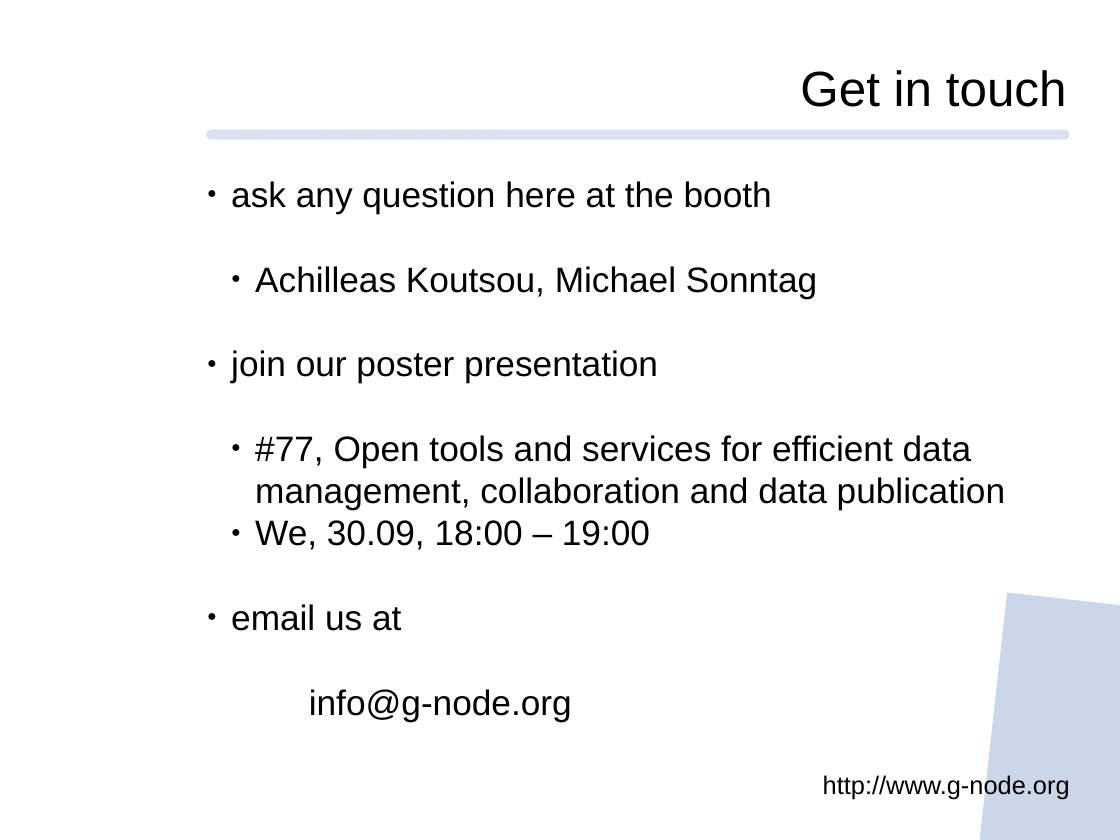
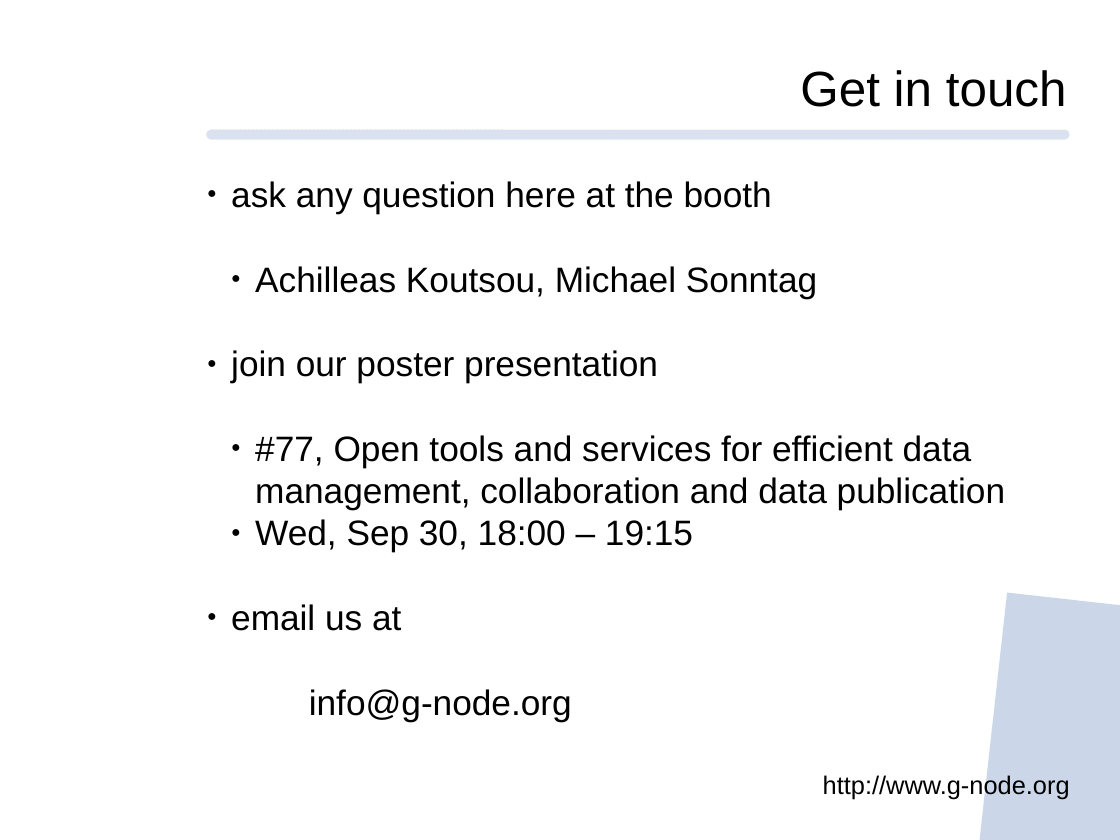
Before and after one commit to mpsonntag/prespost, a slide deck: slide 14 of 202009_BCCN_online/202009_BCCN_Online_conference.odp. Drawn at 1120x840 pixels with LibreOffice and Linux fonts; fonts in the diff are those of the drawing; background and template pictures are left out. Boxes give left, top, right and bottom in pixels: in the first picture for what was removed or moved away, otherwise in the second. Text is boxed around its words. In the diff, an @@ line names an element or a change of style, - is before the commit and + after.

Commit message:
[202009 BCCN] Correct slides poster time

```diff
--- a/202009_BCCN_online/202009_BCCN_Online_conference.odp
+++ b/202009_BCCN_online/202009_BCCN_Online_conference.odp
@@ text at (255, 519, 693, 552): text changed @@
-  ● We, 30.09, 18:00 – 19:00
+  ● Wed, Sep 30, 18:00 – 19:15
```
Also in this commit, not shown: 1 other file.
